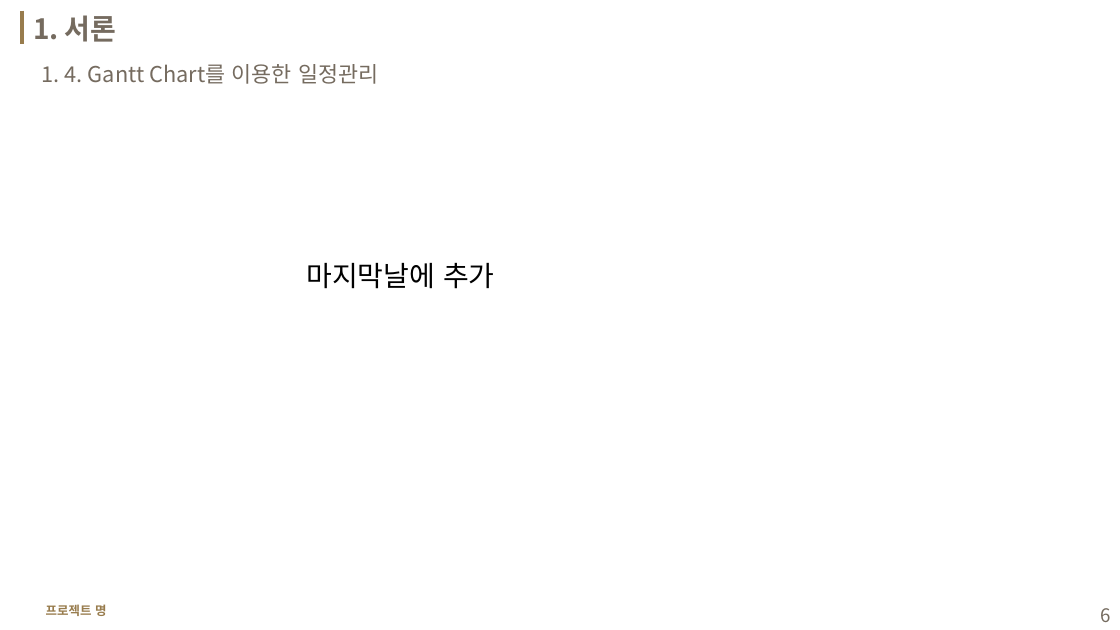
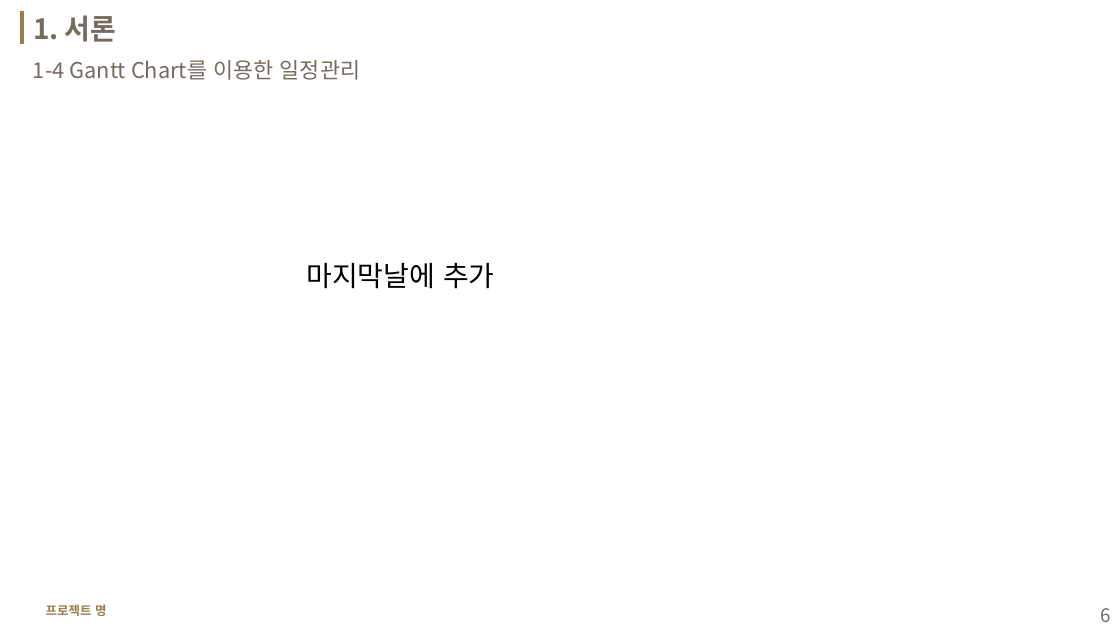
Before and after one commit to ssoom98/personal_project, a slide deck: slide 6 of ppt/발표 ppt.pptx. Drawn at 1120x630 pixels with LibreOffice and Linux fonts; fonts in the diff are those of the drawing; background and template pictures are left out. Boxes give left, top, right and bottom in pixels: in the first picture for what was removed or moved away, otherwise in the second. Text is boxed around its words. In the diff, an @@ line names an element or a change of style, - is before the commit and + after.

```diff
--- a/ppt/발표 ppt.pptx
+++ b/ppt/발표 ppt.pptx
@@ text at (33,60,360,80): text changed @@
-1. 4. Gantt Chart를 이용한 일정관리
+1-4 Gantt Chart를 이용한 일정관리
```
Also in this commit, not shown: 7 other slides changed, 1 other file.
